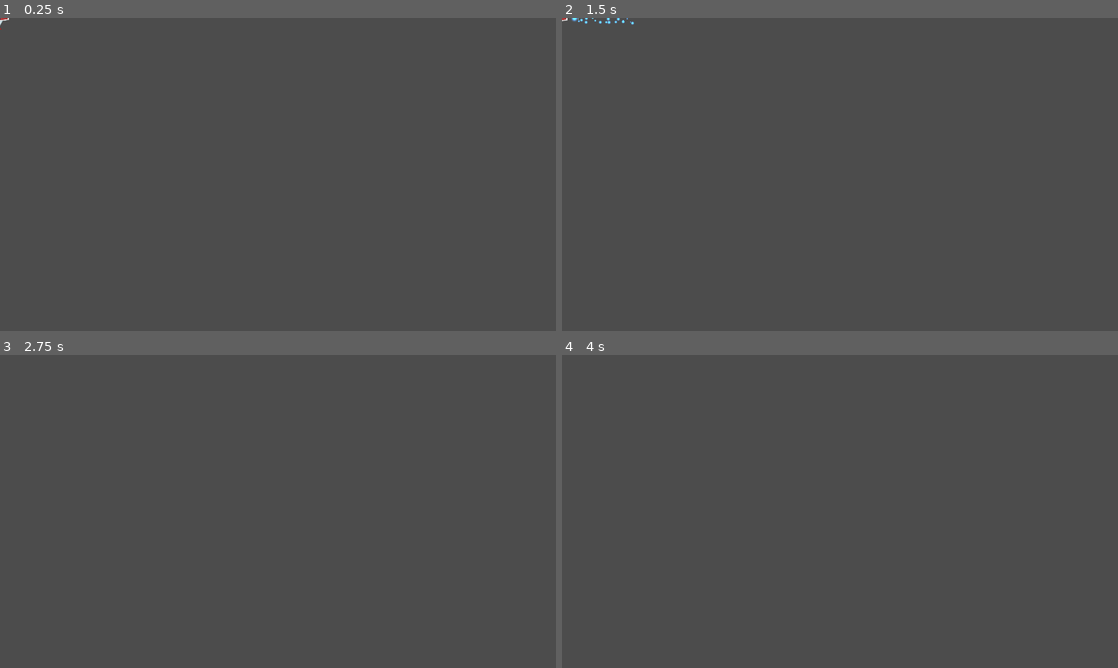
Above: before the commit, frames 1-4 (two rows, left to right).
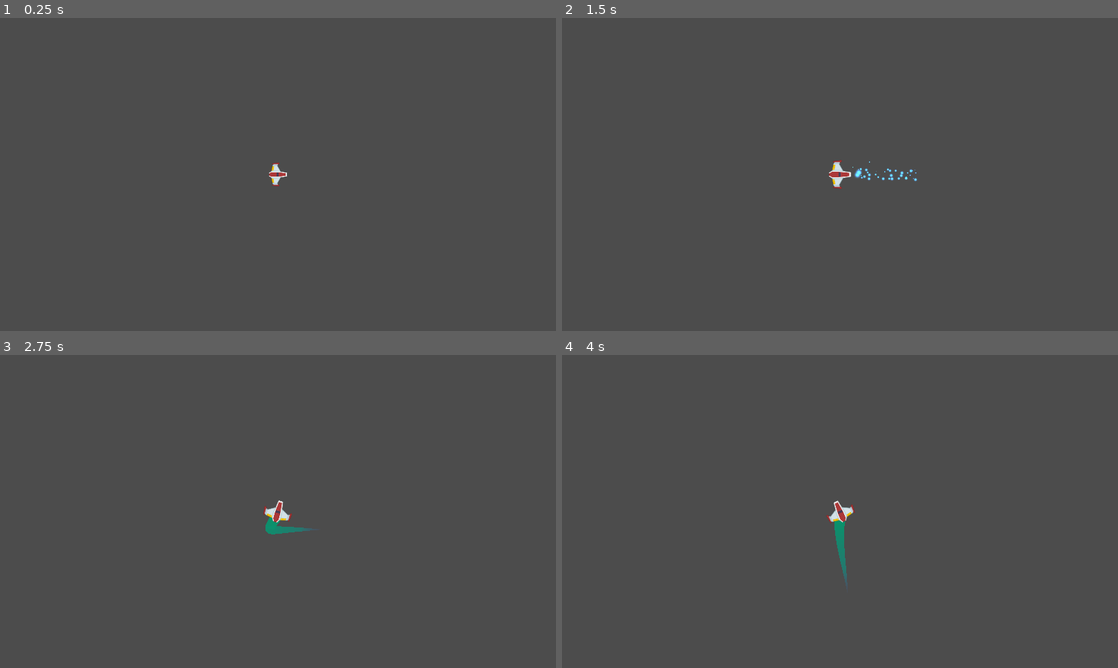
Above: after the commit, the same moments.

Repository: soyMoka/Meteoritos
Game: Godot game, scene res://Juego/Naves/Player.tscn
Two runs of this game, one before a commit and one after it. Both use one fixed random seed, a clock stepped at 60 frames per second and the inputs below. This scene is started directly instead of the project's main scene.
Inputs (mouse positions are in pixels of both pictures, inside the frame that each line leads up to):
- Up to frame 1 (0.25 s): no input
- Up to frame 2 (1.5 s): tap Enter at 0.5 s; move the mouse to (962, 158) at 0.52 s; hold Up (mover_adelante) 0.53-1.28 s; hold C (disparo_principal) 0.53-1.28 s; move the mouse to (728, 190) at 1.27 s; hold Down (mover_atras) from 1.28 s (still down); right-click (728, 190) at 1.35 s
- Up to frame 3 (2.75 s): move the mouse to (333, 442) at 2.02 s; release Down (mover_atras) at 2.03 s; hold Up (mover_adelante) from 2.03 s (still down); hold Left (rotar_antihorario) from 2.03 s (still down)
- Up to frame 4 (4 s): move the mouse to (812, 574) at 2.77 s; release Left (rotar_antihorario) at 2.78 s; tap Right (rotar_horario) at 2.85 s; move the mouse to (1006, 558) at 3.52 s; release Up (mover_adelante) at 3.53 s; hold Down (mover_atras) from 3.53 s (still down); hold C (disparo_principal) from 3.53 s (still down)

The runs differ from the first frame. In frame 1, 0.1% of the frame differs, in the area x 0-52%, y 0-54%; in frame 2, 0.4%; in frame 3, 0.4%; in frame 4, 0.4%, in the area x 47-53%, y 46-74%.

Commit message:
zona de meteoritos funcionando. Bugs     -Aún no se puede salir de la zona.     -el rayo de la nave ya no funciona con el click derecho del mouse.     -el rayo no hace ningun ruido al impactar con enemigos, eso esta media pila

Diff:
--- a/Juego/Autoloads/Eventos.gd
+++ b/Juego/Autoloads/Eventos.gd
@@ -4,3 +4,4 @@
 signal nave_destruida(position, explosiones)
 signal spawn_meteorito(posicion, direccion, tamanio)
 signal meteorito_destruido(posicion)
+signal nave_en_sector_peligro(centro_camara, tipo_peligro, num_peligros)
--- a/Juego/Meteorito/Meteorito.gd
+++ b/Juego/Meteorito/Meteorito.gd
@@ -13,11 +13,20 @@
 
 ## Atributos
 var hitpoints:float
+var esta_en_sector:bool = true #setget set_esta_en_sector
+var pos_spawn_original:Vector2
+var vel_spawn_original:Vector2
+
+
+## Setters y Getters
+func set_esta_en_sector(valor:bool)->void:
+	esta_en_sector = valor
 
 
 ## Constructor
 func crear(pos: Vector2, dir: Vector2, tamanio:float) -> void:
 	position = pos
+	pos_spawn_original = position
 	#Calcular masa, tamaño sprite y de colisionador
 	mass *= tamanio
 	$Sprite.scale = Vector2.ONE * tamanio
@@ -28,6 +37,7 @@
 	$CollisionShape2D.shape = forma_colision
 	#calcular velocidades
 	linear_velocity = (vel_lineal_base*dir / tamanio)*aleatorizar_velocidad()
+	vel_spawn_original = linear_velocity
 	angular_velocity = (vel_ang_base / tamanio)*aleatorizar_velocidad()
 	#Calcular hitpoints
 	hitpoints = hitpoints_base * tamanio
@@ -37,6 +47,17 @@
 func _ready() -> void:
 #	linear_velocity = vel_lineal_base
 	angular_velocity = vel_ang_base
+
+
+func _integrate_forces(state: Physics2DDirectBodyState)->void:
+	if esta_en_sector:
+		return
+	var mi_transform := state.get_transform()
+	mi_transform.origin = pos_spawn_original
+	linear_velocity = vel_spawn_original
+	state.set_transform(mi_transform)
+	esta_en_sector = true
+
 
 ## Metodos custom
 func recibir_danio(danio: float) ->void:
--- a/Juego/Meteorito/MteoritoSpawner.gd
+++ b/Juego/Meteorito/MteoritoSpawner.gd
@@ -6,10 +6,7 @@
 export var rango_tamanio_meteorito:Vector2 = Vector2(0.5, 2.2)
 
 
-func _ready() -> void:
-	##temporal
-	yield(owner, "ready")
-	spawnear_meteorito()
+
 
 func spawnear_meteorito() -> void:
 	Eventos.emit_signal(
--- /dev/null
+++ b/Juego/Meteorito/SectorMeteoritos.gd
@@ -0,0 +1,54 @@
+class_name SectorMeteoritos
+extends Node2D
+
+## Atributos export
+export var cantidad_meteoritos:int = 10
+export var intervalo_spawn:float = 0.2
+
+
+## Atributos
+var spawners:Array
+
+
+## Constructor
+func crear(pos:Vector2, meteoritos:int)->void:
+	global_position = pos
+	cantidad_meteoritos = meteoritos
+
+
+## Methods
+func _ready() -> void:
+	almacenar_spawners()
+	conectar_seniales_detectores()
+	$SpawnTimer.wait_time = intervalo_spawn
+
+## Methods Custom
+func conectar_seniales_detectores() ->void:
+	for detector in $DetectoresFueraZona.get_children():
+		detector.connect('body_entered', self, '_on_detector_body_entered')
+
+
+
+func almacenar_spawners() -> void:
+		for spawner in $Spawners.get_children():
+			spawners.append(spawner)
+
+
+func spawner_aleatorio() ->int:
+	randomize()
+	return randi() % spawners.size()
+
+
+
+
+func _on_Timer_timeout() -> void:
+	if cantidad_meteoritos == 0:
+		$SpawnTimer.stop()
+		return
+	spawners[spawner_aleatorio()].spawnear_meteorito()
+	cantidad_meteoritos -= 1
+
+
+
+func _on_detector_body_entered(body:Node)->void:
+	body.set_esta_en_sector(false)
--- /dev/null
+++ b/Juego/Meteorito/SectorMeteoritos.tscn
@@ -0,0 +1,316 @@
+[gd_scene load_steps=10 format=2]
+
+[ext_resource path="res://Juego/Meteorito/MteoritoSpawner.tscn" type="PackedScene" id=1]
+[ext_resource path="res://Juego/Meteorito/SectorMeteoritos.gd" type="Script" id=2]
+[ext_resource path="res://Juego/Meteorito/MeteoritosAlarm.ogg" type="AudioStream" id=3]
+
+[sub_resource type="RectangleShape2D" id=1]
+extents = Vector2( 83.5449, 1.77132 )
+
+[sub_resource type="RectangleShape2D" id=2]
+extents = Vector2( 38.8562, 3.00374 )
+
+[sub_resource type="RectangleShape2D" id=3]
+extents = Vector2( 13.6879, 2.46432 )
+
+[sub_resource type="RectangleShape2D" id=4]
+extents = Vector2( 10.6755, 3.73066 )
+
+[sub_resource type="Animation" id=5]
+resource_name = "Advertencia"
+length = 5.0
+tracks/0/type = "value"
+tracks/0/path = NodePath("CanvasLayer:visible")
+tracks/0/interp = 1
+tracks/0/loop_wrap = true
+tracks/0/imported = false
+tracks/0/enabled = true
+tracks/0/keys = {
+"times": PoolRealArray( 0, 5 ),
+"transitions": PoolRealArray( 1, 1 ),
+"update": 1,
+"values": [ true, false ]
+}
+tracks/1/type = "value"
+tracks/1/path = NodePath("CanvasLayer/ColorRect:modulate")
+tracks/1/interp = 1
+tracks/1/loop_wrap = true
+tracks/1/imported = false
+tracks/1/enabled = true
+tracks/1/keys = {
+"times": PoolRealArray( 0, 0.2, 0.9, 1.1, 1.8, 2, 2.6, 2.8, 3.6, 3.8, 4.4 ),
+"transitions": PoolRealArray( 1, 1, 1, 1, 1, 1, 1, 1, 1, 1, 1 ),
+"update": 0,
+"values": [ Color( 1, 1, 1, 0 ), Color( 1, 1, 1, 1 ), Color( 1, 1, 1, 0 ), Color( 1, 1, 1, 1 ), Color( 1, 1, 1, 0 ), Color( 1, 1, 1, 1 ), Color( 1, 1, 1, 0 ), Color( 1, 1, 1, 0.662745 ), Color( 1, 1, 1, 0 ), Color( 1, 1, 1, 0.227451 ), Color( 1, 1, 1, 0 ) ]
+}
+tracks/2/type = "audio"
+tracks/2/path = NodePath("AudioStreamPlayer2D")
+tracks/2/interp = 1
+tracks/2/loop_wrap = true
+tracks/2/imported = false
+tracks/2/enabled = true
+tracks/2/keys = {
+"clips": [ {
+"end_offset": 0.0,
+"start_offset": 0.0,
+"stream": ExtResource( 3 )
+}, {
+"end_offset": 0.0,
+"start_offset": 0.0,
+"stream": ExtResource( 3 )
+}, {
+"end_offset": 0.0,
+"start_offset": 0.0,
+"stream": ExtResource( 3 )
+}, {
+"end_offset": 0.0,
+"start_offset": 0.0,
+"stream": ExtResource( 3 )
+}, {
+"end_offset": 0.0,
+"start_offset": 0.0,
+"stream": ExtResource( 3 )
+}, {
+"end_offset": 0.0,
+"start_offset": 0.0,
+"stream": ExtResource( 3 )
+} ],
+"times": PoolRealArray( 0, 0.9, 1.8, 2.7, 3.6, 4.5 )
+}
+tracks/3/type = "value"
+tracks/3/path = NodePath("AudioStreamPlayer2D:volume_db")
+tracks/3/interp = 1
+tracks/3/loop_wrap = true
+tracks/3/imported = false
+tracks/3/enabled = true
+tracks/3/keys = {
+"times": PoolRealArray( 0, 2.3, 4.9 ),
+"transitions": PoolRealArray( 1, 1, 1 ),
+"update": 0,
+"values": [ 0.0, -2.231, -40.0 ]
+}
+tracks/4/type = "method"
+tracks/4/path = NodePath("SpawnTimer")
+tracks/4/interp = 1
+tracks/4/loop_wrap = true
+tracks/4/imported = false
+tracks/4/enabled = true
+tracks/4/keys = {
+"times": PoolRealArray( 2.3 ),
+"transitions": PoolRealArray( 1 ),
+"values": [ {
+"args": [ -1 ],
+"method": "start"
+} ]
+}
+
+[sub_resource type="Animation" id=6]
+resource_name = "default"
+length = 0.001
+tracks/0/type = "value"
+tracks/0/path = NodePath("CanvasLayer:visible")
+tracks/0/interp = 1
+tracks/0/loop_wrap = true
+tracks/0/imported = false
+tracks/0/enabled = true
+tracks/0/keys = {
+"times": PoolRealArray( 0 ),
+"transitions": PoolRealArray( 1 ),
+"update": 1,
+"values": [ false ]
+}
+
+[node name="SectorMeteoritos" type="Node2D"]
+position = Vector2( 9, -6 )
+script = ExtResource( 2 )
+
+[node name="BordeNavePlayer" type="Node2D" parent="."]
+
+[node name="BordeSuperior" type="StaticBody2D" parent="BordeNavePlayer"]
+scale = Vector2( 1.25243, 1.53069 )
+collision_layer = 0
+
+[node name="1" type="CollisionShape2D" parent="BordeNavePlayer/BordeSuperior"]
+position = Vector2( -4.97141, -374.341 )
+scale = Vector2( 9.30865, -5.2609 )
+shape = SubResource( 1 )
+
+[node name="BordeInferior" type="StaticBody2D" parent="BordeNavePlayer"]
+scale = Vector2( 1.25243, 1.53069 )
+collision_layer = 0
+
+[node name="2" type="CollisionShape2D" parent="BordeNavePlayer/BordeInferior"]
+position = Vector2( -4.97141, 375.647 )
+scale = Vector2( 9.30865, -5.2609 )
+shape = SubResource( 1 )
+
+[node name="BordeIzq" type="StaticBody2D" parent="BordeNavePlayer"]
+scale = Vector2( 1.25243, 1.53069 )
+collision_layer = 0
+
+[node name="3" type="CollisionShape2D" parent="BordeNavePlayer/BordeIzq"]
+position = Vector2( -790.454, -3.88968 )
+rotation = 1.57079
+scale = Vector2( 9.30865, -5.2609 )
+shape = SubResource( 2 )
+
+[node name="BordeDer" type="StaticBody2D" parent="BordeNavePlayer"]
+scale = Vector2( 1.25243, 1.53069 )
+collision_layer = 0
+
+[node name="4" type="CollisionShape2D" parent="BordeNavePlayer/BordeDer"]
+position = Vector2( 799.112, -3.88867 )
+rotation = 1.57079
+scale = Vector2( 9.30865, -5.2609 )
+shape = SubResource( 2 )
+
+[node name="DetectoresFueraZona" type="Node2D" parent="."]
+
+[node name="DetectorArriba" type="Area2D" parent="DetectoresFueraZona"]
+
+[node name="Detector" type="CollisionShape2D" parent="DetectoresFueraZona/DetectorArriba"]
+modulate = Color( 0.215686, 0.262745, 0.784314, 1 )
+position = Vector2( -7.99994, -1072 )
+scale = Vector2( 114.042, 6.08685 )
+shape = SubResource( 3 )
+
+[node name="DetectorAbajo" type="Area2D" parent="DetectoresFueraZona"]
+
+[node name="Detector" type="CollisionShape2D" parent="DetectoresFueraZona/DetectorAbajo"]
+self_modulate = Color( 0.215686, 0.262745, 0.784314, 1 )
+position = Vector2( -5.99994, 1088 )
+scale = Vector2( 114.042, 6.08685 )
+shape = SubResource( 3 )
+
+[node name="DetectorIzq" type="Area2D" parent="DetectoresFueraZona"]
+
+[node name="Detector" type="CollisionShape2D" parent="DetectoresFueraZona/DetectorIzq"]
+modulate = Color( 0.215686, 0.262745, 0.784314, 1 )
+position = Vector2( -1596, 12 )
+rotation = 1.57079
+scale = Vector2( 99.855, 3.93972 )
+shape = SubResource( 4 )
+
+[node name="DetectorDer" type="Area2D" parent="DetectoresFueraZona"]
+
+[node name="Detector" type="CollisionShape2D" parent="DetectoresFueraZona/DetectorDer"]
+modulate = Color( 0.215686, 0.262745, 0.784314, 1 )
+show_behind_parent = true
+position = Vector2( 1576, 10 )
+rotation = 1.57079
+scale = Vector2( 99.855, 3.93972 )
+shape = SubResource( 4 )
+
+[node name="Spawners" type="Node2D" parent="."]
+
+[node name="MteoritoSpawner" parent="Spawners" instance=ExtResource( 1 )]
+position = Vector2( -1240.58, -784.132 )
+scale = Vector2( 114.042, 6.08685 )
+
+[node name="MteoritoSpawner2" parent="Spawners" instance=ExtResource( 1 )]
+position = Vector2( -1.57983, -784.132 )
+scale = Vector2( 114.042, 6.08685 )
+
+[node name="MteoritoSpawner3" parent="Spawners" instance=ExtResource( 1 )]
+position = Vector2( 1260.42, -784.132 )
+scale = Vector2( 114.042, 6.08685 )
+
+[node name="MteoritoSpawner4" parent="Spawners" instance=ExtResource( 1 )]
+position = Vector2( 631.42, -784.132 )
+scale = Vector2( 114.042, 6.08685 )
+
+[node name="MteoritoSpawner5" parent="Spawners" instance=ExtResource( 1 )]
+position = Vector2( -562.58, -784.132 )
+scale = Vector2( 114.042, 6.08685 )
+
+[node name="MteoritoSpawner6" parent="Spawners" instance=ExtResource( 1 )]
+position = Vector2( -1240.58, -402.132 )
+scale = Vector2( 114.042, 6.08685 )
+direccion = Vector2( 0, 1 )
+
+[node name="MteoritoSpawner7" parent="Spawners" instance=ExtResource( 1 )]
+position = Vector2( 1260.42, -402.132 )
+scale = Vector2( 114.042, 6.08685 )
+direccion = Vector2( -1, 1 )
+
+[node name="MteoritoSpawner8" parent="Spawners" instance=ExtResource( 1 )]
+position = Vector2( 1260.42, 10.8684 )
+scale = Vector2( 114.042, 6.08685 )
+direccion = Vector2( -1, 0 )
+
+[node name="MteoritoSpawner9" parent="Spawners" instance=ExtResource( 1 )]
+position = Vector2( -1240.58, 10.8684 )
+scale = Vector2( 114.042, 6.08685 )
+direccion = Vector2( 1, 0 )
+
+[node name="MteoritoSpawner10" parent="Spawners" instance=ExtResource( 1 )]
+position = Vector2( -1240.58, 854.868 )
+scale = Vector2( 114.042, 6.08685 )
+direccion = Vector2( 1, -1 )
+
+[node name="MteoritoSpawner11" parent="Spawners" instance=ExtResource( 1 )]
+position = Vector2( -1240.58, 423.868 )
+scale = Vector2( 114.042, 6.08685 )
+direccion = Vector2( 1, 0.5 )
+
+[node name="MteoritoSpawner12" parent="Spawners" instance=ExtResource( 1 )]
+position = Vector2( 1260.42, 423.868 )
+scale = Vector2( 114.042, 6.08685 )
+direccion = Vector2( -1, 0.4 )
+
+[node name="MteoritoSpawner13" parent="Spawners" instance=ExtResource( 1 )]
+position = Vector2( 1260.42, 854.868 )
+scale = Vector2( 114.042, 6.08685 )
+direccion = Vector2( -1, -1 )
+
+[node name="MteoritoSpawner14" parent="Spawners" instance=ExtResource( 1 )]
+position = Vector2( 631.42, 854.868 )
+scale = Vector2( 114.042, 6.08685 )
+direccion = Vector2( 1, -1 )
+
+[node name="MteoritoSpawner15" parent="Spawners" instance=ExtResource( 1 )]
+position = Vector2( -1.57983, 854.868 )
+scale = Vector2( 114.042, 6.08685 )
+direccion = Vector2( -0.3, -1 )
+
+[node name="MteoritoSpawner16" parent="Spawners" instance=ExtResource( 1 )]
+position = Vector2( -562.58, 854.868 )
+scale = Vector2( 114.042, 6.08685 )
+direccion = Vector2( 0.7, -1 )
+
+[node name="SpawnTimer" type="Timer" parent="."]
+wait_time = 0.976
+
+[node name="CanvasLayer" type="CanvasLayer" parent="."]
+
+[node name="ColorRect" type="ColorRect" parent="CanvasLayer"]
+modulate = Color( 1, 1, 1, 0.5 )
+margin_right = 40.0
+margin_bottom = 40.0
+rect_scale = Vector2( 48.6389, 27.4827 )
+color = Color( 0.882353, 0, 0, 0.231373 )
+
+[node name="Label" type="Label" parent="CanvasLayer/ColorRect"]
+anchor_left = 0.5
+anchor_top = 0.5
+anchor_right = 0.5
+anchor_bottom = 0.5
+margin_left = -10.0
+margin_top = -4.0
+rect_scale = Vector2( 0.119177, 0.175001 )
+text = "¡ADVERTENCIA!
+LLUVIA DE METEORITOS"
+align = 1
+valign = 1
+
+[node name="AudioStreamPlayer2D" type="AudioStreamPlayer2D" parent="."]
+stream = ExtResource( 3 )
+volume_db = -2.231
+bus = "SFX"
+
+[node name="AnimationPlayer" type="AnimationPlayer" parent="."]
+autoplay = "Advertencia"
+anims/Advertencia = SubResource( 5 )
+anims/default = SubResource( 6 )
+
+[connection signal="timeout" from="SpawnTimer" to="." method="_on_Timer_timeout"]
--- a/Juego/Naves/Estela/Trail2D.tscn
+++ b/Juego/Naves/Estela/Trail2D.tscn
@@ -6,10 +6,11 @@
 _data = [ Vector2( 0, 0 ), 0.0, 1.0, 0, 1, Vector2( 1, 1 ), 1.0, 0.0, 1, 0 ]
 
 [sub_resource type="Gradient" id=2]
-offsets = PoolRealArray( 0, 0.325758, 1 )
-colors = PoolColorArray( 0.294118, 0.356863, 0.670588, 0, 0.0913822, 0.546247, 0.490866, 0.744318, 0.0238037, 0.609375, 0.430959, 0.992424 )
+offsets = PoolRealArray( 0, 0.325758, 0.954198, 1 )
+colors = PoolColorArray( 0.294118, 0.356863, 0.670588, 0, 0.0913822, 0.546247, 0.490866, 0.744318, 0.0283943, 0.605087, 0.435028, 0.97557, 0.0238037, 0.609375, 0.430959, 0.992424 )
 
 [node name="Trail2D" type="Line2D"]
+modulate = Color( 0.972549, 0.972549, 0.972549, 1 )
 points = PoolVector2Array( 0, 0, 32, 0 )
 width_curve = SubResource( 1 )
 default_color = Color( 1, 1, 1, 1 )
--- a/Juego/Naves/Player.tscn
+++ b/Juego/Naves/Player.tscn
@@ -97,6 +97,7 @@
 [node name="LaserBeam2D" parent="." instance=ExtResource( 5 )]
 position = Vector2( 42, 0.00321362 )
 cast_to = Vector2( 1, 7.65147e-05 )
+max_length = 2000.0
 
 [node name="EstelaPuntInicial" type="Position2D" parent="."]
 position = Vector2( -14, -0.00107121 )
@@ -125,6 +126,9 @@
 
 [node name="Escudo" parent="." instance=ExtResource( 11 )]
 
+[node name="Camera2D" type="Camera2D" parent="."]
+current = true
+
 [connection signal="body_entered" from="." to="." method="_on_Player_body_entered"]
 [connection signal="animation_finished" from="AnimationPlayer" to="." method="_on_AnimationPlayer_animation_finished"]
 
--- a/Juego/Niveles/Nivel.gd
+++ b/Juego/Niveles/Nivel.gd
@@ -4,12 +4,15 @@
 ## Atributos Onready
 onready var contenedor_proyectiles:Node
 onready var contenedor_meteoritos:Node
-
+onready var contenedor_sector_meteoritos:Node
+onready var camara_nivel:Camera2D = $CameraNivel
 
 ## Atributos Export
 export var explosion:PackedScene = null
 export var meteorito:PackedScene = null
 export var explosion_meteorito:PackedScene = null
+export var sector_meteoritos:PackedScene = null
+export var tiempo_transicion_camara:float = 2.0
 
 ## Metodos
 func _ready() -> void:
@@ -22,6 +25,7 @@
 	Eventos.connect("nave_destruida", self, '_on_nave_destruida')
 	Eventos.connect("spawn_meteorito", self, "_on_spawn_meteoritos")
 	Eventos.connect("meteorito_destruido", self, "_on_meteorito_destruido")
+	Eventos.connect("nave_en_sector_peligro", self, '_on_nave_en_sector_peligro')
 
 
 func crear_contenedores() -> void:
@@ -29,7 +33,10 @@
 	contenedor_proyectiles.name = 'ContenedorProyectiles'
 	contenedor_meteoritos = Node.new()
 	contenedor_meteoritos.name = 'ContenedorMeteoritos'
+	contenedor_sector_meteoritos = Node.new()
+	contenedor_sector_meteoritos.name = 'ContenedorSectorMeteoritos'
 
+	add_child(contenedor_sector_meteoritos)
 	add_child(contenedor_meteoritos)
 	add_child(contenedor_proyectiles)
 
@@ -60,3 +67,34 @@
 	var new_explosion:ExplosionMeteorito = explosion_meteorito.instance()
 	new_explosion.global_position = pos
 	add_child(new_explosion)
+
+func _on_nave_en_sector_peligro(centro_cam:Vector2, tipo_peligro:String, num_peligros:int)->void:
+	if tipo_peligro == 'Meteorite':
+		#Vamos a crear dinamicamente al sectorMeteoritos
+		crear_sector_meteoritos(centro_cam, num_peligros)
+	elif tipo_peligro == 'Enemigo':
+		pass
+
+func crear_sector_meteoritos(centro_camara:Vector2, numero_peligros:int) ->void:
+	var new_sector_meteoritos:SectorMeteoritos = sector_meteoritos.instance()
+	new_sector_meteoritos.crear(centro_camara, numero_peligros)
+	camara_nivel.global_position = centro_camara
+	contenedor_sector_meteoritos.add_child(new_sector_meteoritos)
+	transicion_camaras(
+		$Player/Camera2D.global_position,
+		camara_nivel.global_position,
+		camara_nivel)
+
+
+func transicion_camaras(desde:Vector2, hasta:Vector2, camara_actual:Camera2D)->void:
+	$TweenCamara.interpolate_property(
+		camara_actual,
+		'global_position',
+		desde,
+		hasta,
+		tiempo_transicion_camara,
+		Tween.TRANS_LINEAR,
+		Tween.EASE_IN_OUT
+	)
+	camara_actual.current = true
+	$TweenCamara.start()
--- a/Juego/Niveles/NivelTest.tscn
+++ b/Juego/Niveles/NivelTest.tscn
@@ -1,54 +1,51 @@
-[gd_scene load_steps=10 format=2]
+[gd_scene load_steps=11 format=2]
 
 [ext_resource path="res://Juego/Naves/Player.tscn" type="PackedScene" id=1]
 [ext_resource path="res://Juego/Niveles/Nivel.gd" type="Script" id=2]
 [ext_resource path="res://default_env.tres" type="Environment" id=3]
 [ext_resource path="res://Juego/Explosion/Explosion.tscn" type="PackedScene" id=4]
 [ext_resource path="res://Juego/Enemigos/EnemigoDummy.tscn" type="PackedScene" id=5]
-[ext_resource path="res://Juego/Meteorito/MteoritoSpawner.tscn" type="PackedScene" id=6]
+[ext_resource path="res://Juego/Peligros/SectorDePeligro.tscn" type="PackedScene" id=6]
 [ext_resource path="res://Juego/Meteorito/Meteorito.tscn" type="PackedScene" id=7]
 [ext_resource path="res://Juego/Meteorito/ExplosionMeteorito.tscn" type="PackedScene" id=8]
-[ext_resource path="res://TemporalAssets/spaceshooter/Backgrounds/blue.png" type="Texture" id=9]
+[ext_resource path="res://Juego/Niveles/Fondos/blueBack.png" type="Texture" id=9]
+[ext_resource path="res://Juego/Meteorito/SectorMeteoritos.tscn" type="PackedScene" id=10]
 
 [node name="NivelTest" type="Node2D"]
 script = ExtResource( 2 )
 explosion = ExtResource( 4 )
 meteorito = ExtResource( 7 )
 explosion_meteorito = ExtResource( 8 )
+sector_meteoritos = ExtResource( 10 )
+
+[node name="WorldEnvironment" type="WorldEnvironment" parent="."]
+environment = ExtResource( 3 )
 
 [node name="Player" parent="." instance=ExtResource( 1 )]
 position = Vector2( 530, 269 )
 
-[node name="WorldEnvironment" type="WorldEnvironment" parent="."]
-environment = ExtResource( 3 )
-
 [node name="EnemigoDummy" parent="." instance=ExtResource( 5 )]
 position = Vector2( 704, 392 )
 
-[node name="MteoritoSpawner" parent="." instance=ExtResource( 6 )]
-position = Vector2( 1616, 1029 )
-direccion = Vector2( -1, -1 )
-
-[node name="MteoritoSpawner2" parent="." instance=ExtResource( 6 )]
-position = Vector2( 104, 1039 )
-direccion = Vector2( 2, -1 )
-
-[node name="MteoritoSpawner3" parent="." instance=ExtResource( 6 )]
-position = Vector2( 1699, 48 )
-direccion = Vector2( -1, 1 )
-
-[node name="MteoritoSpawner4" parent="." instance=ExtResource( 6 )]
-position = Vector2( 169, 116 )
-direccion = Vector2( 2, 1 )
-
 [node name="ParallaxBackground" type="ParallaxBackground" parent="."]
-scroll_ignore_camera_zoom = true
 
 [node name="ParallaxLayer" type="ParallaxLayer" parent="ParallaxBackground"]
 motion_scale = Vector2( 0.9, 0.9 )
 motion_mirroring = Vector2( 256, 256 )
 
 [node name="TextureRect" type="TextureRect" parent="ParallaxBackground/ParallaxLayer"]
-margin_right = 256.0
-margin_bottom = 256.0
+margin_right = 1934.0
+margin_bottom = 1099.0
 texture = ExtResource( 9 )
+stretch_mode = 2
+
+[node name="TriggersLluviaMeteoritos" type="Node" parent="."]
+
+[node name="SectorDePeligro" parent="TriggersLluviaMeteoritos" instance=ExtResource( 6 )]
+position = Vector2( 1356, 705 )
+
+[node name="CameraNivel" type="Camera2D" parent="."]
+
+[node name="TweenCamara" type="Tween" parent="."]
+
+[node name="Icon" type="Sprite" parent="."]
--- /dev/null
+++ b/Juego/Peligros/SectorDePeligro.tscn
@@ -0,0 +1,17 @@
+[gd_scene load_steps=3 format=2]
+
+[ext_resource path="res://SectorDePeligro.gd" type="Script" id=1]
+
+[sub_resource type="RectangleShape2D" id=1]
+extents = Vector2( 449, 277 )
+
+[node name="SectorDePeligro" type="Area2D"]
+script = ExtResource( 1 )
+tipo_peligro = "Meteorite"
+
+[node name="CollisionShape2D" type="CollisionShape2D" parent="."]
+shape = SubResource( 1 )
+
+[node name="PositionCentroSector" type="Position2D" parent="."]
+
+[connection signal="body_entered" from="." to="." method="_on_SectorDePeligro_body_entered"]
--- /dev/null
+++ b/SectorDePeligro.gd
@@ -0,0 +1,26 @@
+extends Area2D
+
+
+## Atributos Export
+export(String, 'vacio', 'Meteorite', 'Enemy') var tipo_peligro
+export var numero_peligros:int = 10
+
+
+## Señales
+
+
+
+func _on_SectorDePeligro_body_entered(body: Node) -> void:
+	$CollisionShape2D.set_deferred('disabled', true)
+	yield(get_tree().create_timer(0.1), "timeout")
+	enviar_senial()
+
+func enviar_senial() ->void:
+	Eventos.emit_signal(
+		'nave_en_sector_peligro',
+		$PositionCentroSector.global_position,
+		tipo_peligro,
+		numero_peligros
+	)
+	print($PositionCentroSector.global_position)
+	queue_free()
--- a/default_bus_layout.tres
+++ b/default_bus_layout.tres
@@ -6,5 +6,5 @@
 bus/1/solo = false
 bus/1/mute = false
 bus/1/bypass_fx = false
-bus/1/volume_db = -4.25003
+bus/1/volume_db = -0.923751
 bus/1/send = "Master"
--- a/project.godot
+++ b/project.godot
@@ -63,6 +63,11 @@
 "class": "RayoLaser",
 "language": "GDScript",
 "path": "res://Juego/Proyectiles/Laser/LaserBeam2D.gd"
+}, {
+"base": "Node2D",
+"class": "SectorMeteoritos",
+"language": "GDScript",
+"path": "res://Juego/Meteorito/SectorMeteoritos.gd"
 } ]
 _global_script_class_icons={
 "Canion": "",
@@ -75,7 +80,8 @@
 "Nivel": "",
 "Player": "",
 "ProyectilPlayer": "",
-"RayoLaser": ""
+"RayoLaser": "",
+"SectorMeteoritos": ""
 }
 
 [application]
@@ -135,12 +141,13 @@
 disparo_principal={
 "deadzone": 0.5,
 "events": [ Object(InputEventKey,"resource_local_to_scene":false,"resource_name":"","device":0,"alt":false,"shift":false,"control":false,"meta":false,"command":false,"pressed":false,"scancode":0,"physical_scancode":67,"unicode":0,"echo":false,"script":null)
-, Object(InputEventMouseButton,"resource_local_to_scene":false,"resource_name":"","device":0,"alt":false,"shift":false,"control":fal …(189 unchanged characters)…
+, Object(InputEventMouseButton,"resource_local_to_scene":false,"resource_name":"","device":-1,"alt":false,"shift":false,"control":fal …(189 unchanged characters)…
  ]
 }
 disparo_secundario={
 "deadzone": 0.5,
-"events": [ Object(InputEventMouseButton,"resource_local_to_scene":false,"resource_name":"","device":0,"alt":false,"shift":false,"control":fal …(189 unchanged characters)…
+"events": [ Object(InputEventMouseButton,"resource_local_to_scene":false,"resource_name":"","device":-1,"alt":false,"shift":false,"control":fal …(189 unchanged characters)…
+, Object(InputEventKey,"resource_local_to_scene":false,"resource_name":"","device":0,"alt":false,"shift":false,"control":false,"meta":false,"command":false,"pressed":false,"scancode":0,"physical_scancode":16777238,"unicode":0,"echo":false,"script":null)
  ]
 }
 escudo={
Not shown, added: Juego/Meteorito/MeteoritosAlarm.ogg.import
Binary file added: Juego/Niveles/Fondos/blueBack.png
Not shown, added: Juego/Niveles/Fondos/blueBack.png.import
Not shown, added: Juego/Meteorito/MeteoritosAlarm.ogg
